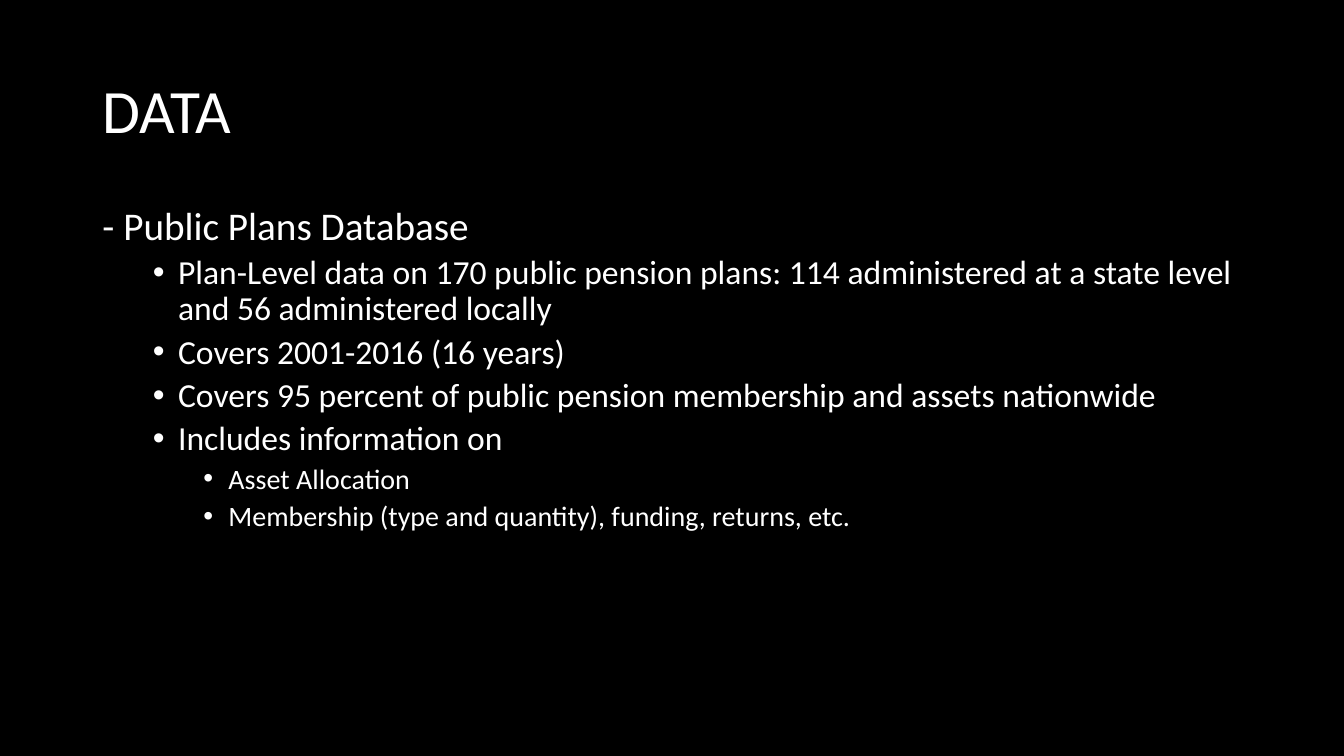
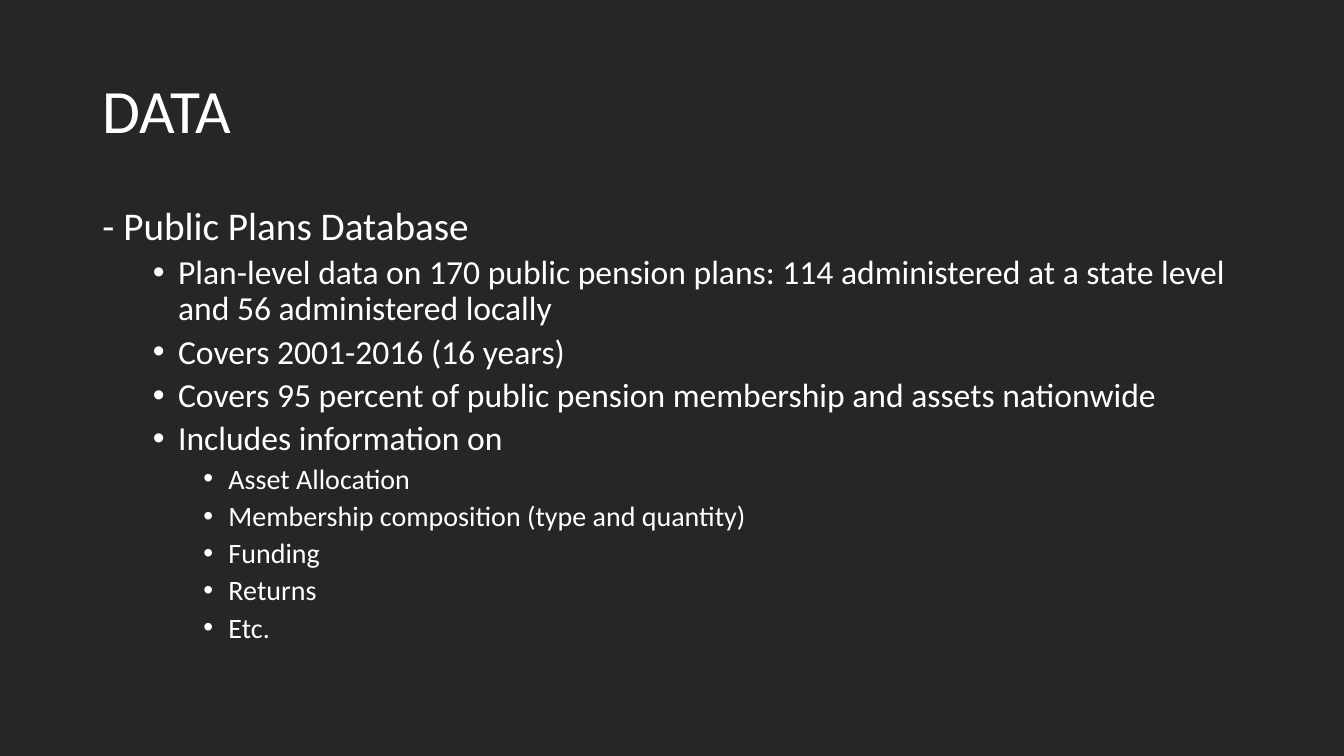
Before and after one commit to bethbailey/MACS30200proj, a slide deck: slide 3 of Proposal/Bailey_Proposal.pptx. Drawn at 1344x756 pixels with LibreOffice and Linux fonts; fonts in the diff are those of the drawing. Boxes give left, top, right and bottom in pixels: in the first picture for what was removed or moved away, otherwise in the second. Text is boxed around its words. In the diff, an @@ line names an element or a change of style, - is before the commit and + after.

```diff
--- a/Proposal/Bailey_Proposal.pptx
+++ b/Proposal/Bailey_Proposal.pptx
@@ background #000000 to #262626 @@
@@ text at [178, 260, 1225, 326]: text changed @@
-  • Plan-Level data on 170 public pension plans: 114 administered at a state level and 56 administered locally
+  • Plan-level data on 170 public pension plans: 114 administered at a state level and 56 administered locally
@@ text at [228, 505, 745, 638]: text changed @@
-    • Membership (type and quantity), funding, returns, etc.
+    • Membership composition (type and quantity)
+    • Funding
+    • Returns
+    • Etc.
```
Also in this commit, not shown: 9 other slides changed, 1 other file.
